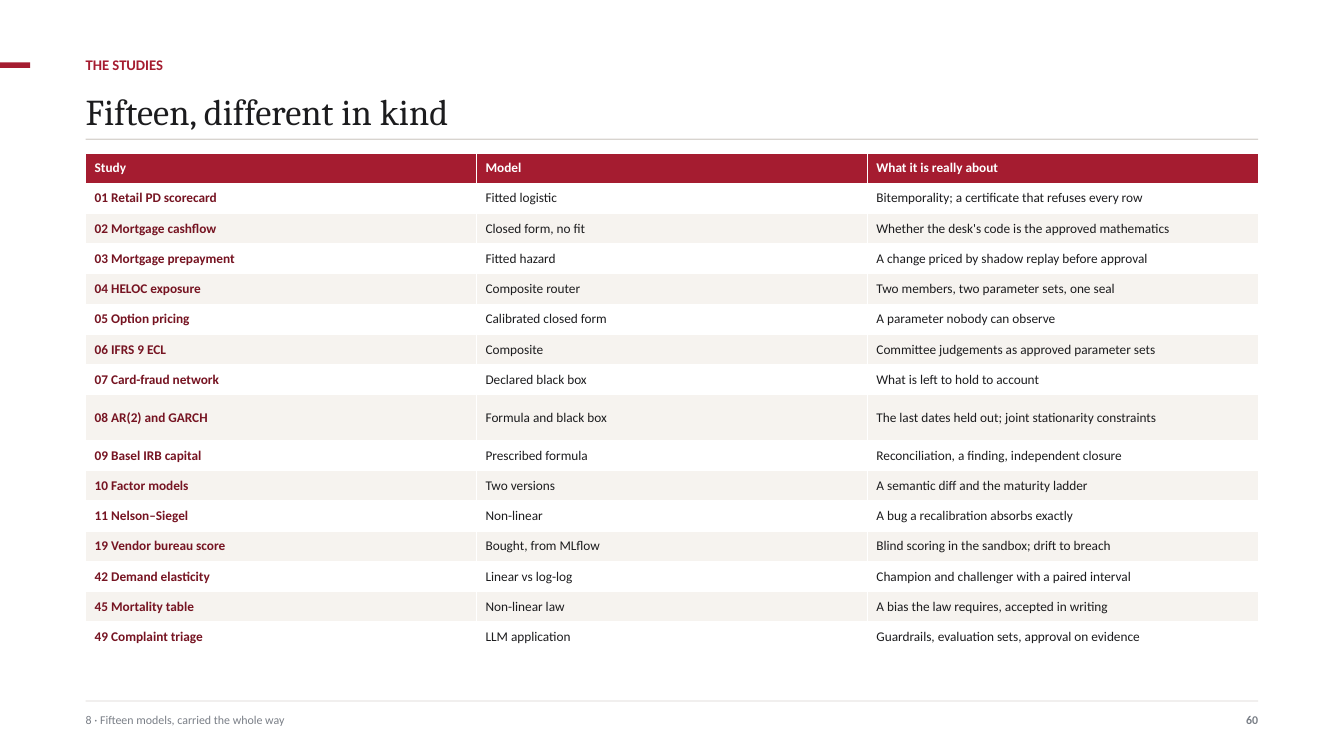
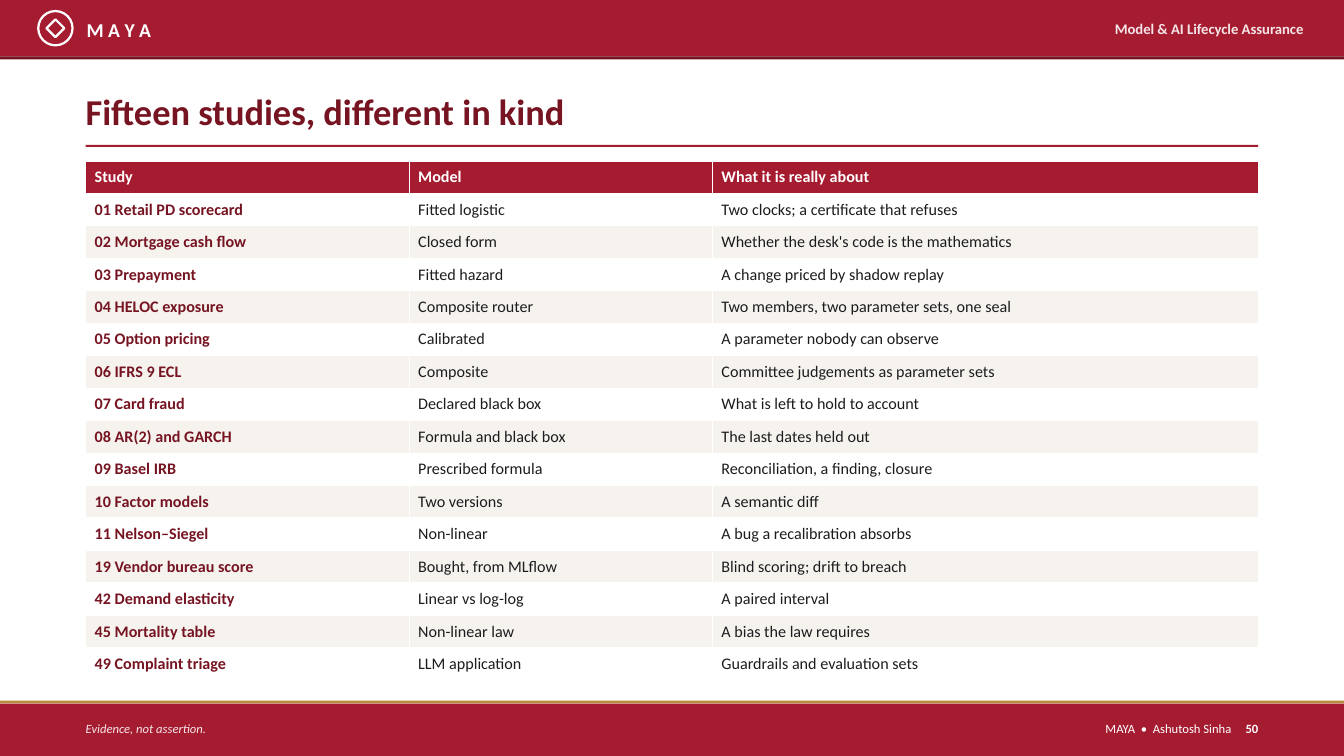
Before and after one commit to ajsinha/maya, a slide deck: slide 50 of docs/publications/MAYA-Model-Management-Formalism-and-System-Design.pptx (slide 60 before the commit). Drawn at 1344x756 pixels with LibreOffice and Linux fonts; fonts in the diff are those of the drawing. Boxes give left, top, right and bottom in pixels: in the first picture for what was removed or moved away, otherwise in the second. Text is boxed around its words. In the diff, an @@ line names an element or a change of style, - is before the commit and + after.

Commit message:
The deck retold as a briefing: TL;DR, ten principles, supervisors' words, architecture, a model's journey, then eight parts with screenshots, worked studies and a graded comparison, in MAYA's crimson; landing page numbers counted from the code

```diff
--- a/docs/publications/MAYA-Model-Management-Formalism-and-System-Design.pptx
+++ b/docs/publications/MAYA-Model-Management-Formalism-and-System-Design.pptx
@@ rectangle added at (x1=0, y1=0, x2=1344, y2=56), fill #A51C30 @@
@@ ellipse added at (x1=38, y1=11, x2=73, y2=45), outline #FFFFFF 1.6 pt @@
@@ diamond added at (x1=46, y1=19, x2=65, y2=37), outline #FFFFFF 1.6 pt @@
@@ text added at (x1=87, y1=24, x2=151, y2=37), 14 pt, text #FFFFFF, bold @@
+M A Y A
@@ text added at (x1=1115, y1=23, x2=1304, y2=37), 10.5 pt, text #F6E6E9, bold @@
+Model & AI Lifecycle Assurance
@@ rectangle added at (x1=0, y1=56, x2=1344, y2=59), fill #761422 @@
@@ rectangle removed at (x1=0, y1=63, x2=30, y2=69) @@
@@ text removed at (x1=86, y1=60, x2=163, y2=70) @@
-THE STUDIES
@@ text at (x1=86, y1=99, x2=564, y2=130): text changed; font Cambria to Calibri; text colour #1C1C1E to #761422; bold on @@
-Fifteen, different in kind
+Fifteen studies, different in kind
@@ rectangle moved from (x1=86, y1=139, x2=1258, y2=140) to (x1=86, y1=145, x2=1258, y2=147) @@
@@ rectangle at (x1=86, y1=145, x2=1258, y2=147): fill #D8D4CF to #A51C30 @@
@@ table at (x1=86, y1=161, x2=1259, y2=681) @@
-row 2, column 3: Bitemporality; a certificate that refuses every row
+row 2, column 3: Two clocks; a certificate that refuses
-row 3: 02 Mortgage cashflow | Closed form, no fit | Whether the desk's code is the approved mathematics
+row 3: 02 Mortgage cash flow | Closed form | Whether the desk's code is the mathematics
-row 4, column 1: 03 Mortgage prepayment
+row 4, column 1: 03 Prepayment
-row 4, column 3: A change priced by shadow replay before approval
+row 4, column 3: A change priced by shadow replay
-row 6, column 2: Calibrated closed form
+row 6, column 2: Calibrated
-row 7, column 3: Committee judgements as approved parameter sets
+row 7, column 3: Committee judgements as parameter sets
-row 8, column 1: 07 Card-fraud network
+row 8, column 1: 07 Card fraud
-row 9, column 3: The last dates held out; joint stationarity constraints
+row 9, column 3: The last dates held out
-row 10, column 1: 09 Basel IRB capital
+row 10, column 1: 09 Basel IRB
-row 10, column 3: Reconciliation, a finding, independent closure
+row 10, column 3: Reconciliation, a finding, closure
-row 11, column 3: A semantic diff and the maturity ladder
+row 11, column 3: A semantic diff
-row 12, column 3: A bug a recalibration absorbs exactly
+row 12, column 3: A bug a recalibration absorbs
-row 13, column 3: Blind scoring in the sandbox; drift to breach
+row 13, column 3: Blind scoring; drift to breach
-row 14, column 3: Champion and challenger with a paired interval
+row 14, column 3: A paired interval
-row 15, column 3: A bias the law requires, accepted in writing
+row 15, column 3: A bias the law requires
-row 16, column 3: Guardrails, evaluation sets, approval on evidence
+row 16, column 3: Guardrails and evaluation sets
@@ size 9.5 to 11.5 pt in "Study", "Model", "What it is really about", "01 Retail PD scorecard" and 26 more places @@
@@ table resized from (x1=86, y1=153, x2=1259, y2=652) to (x1=86, y1=161, x2=1259, y2=681) @@
@@ rectangle resized from (x1=86, y1=701, x2=1258, y2=702) to (x1=0, y1=701, x2=1344, y2=704) @@
@@ rectangle at (x1=0, y1=701, x2=1344, y2=704): fill #D8D4CF to #B88B3D @@
@@ rectangle added at (x1=0, y1=704, x2=1344, y2=756), fill #A51C30 @@
@@ text removed at (x1=86, y1=716, x2=284, y2=726) @@
-8 · Fifteen models, carried the whole way
@@ text removed at (x1=1246, y1=716, x2=1258, y2=724) @@
-60
@@ text added at (x1=86, y1=724, x2=206, y2=734), 9 pt, text #F6E6E9, italic @@
+Evidence, not assertion.
@@ text added at (x1=1105, y1=724, x2=1259, y2=733), 9 pt, text #FFFFFF @@
+MAYA • Ashutosh Sinha 50
```
Also in this commit, not shown: 30 other slides changed, 38 slides added, 41 slides removed, 19 other files.
